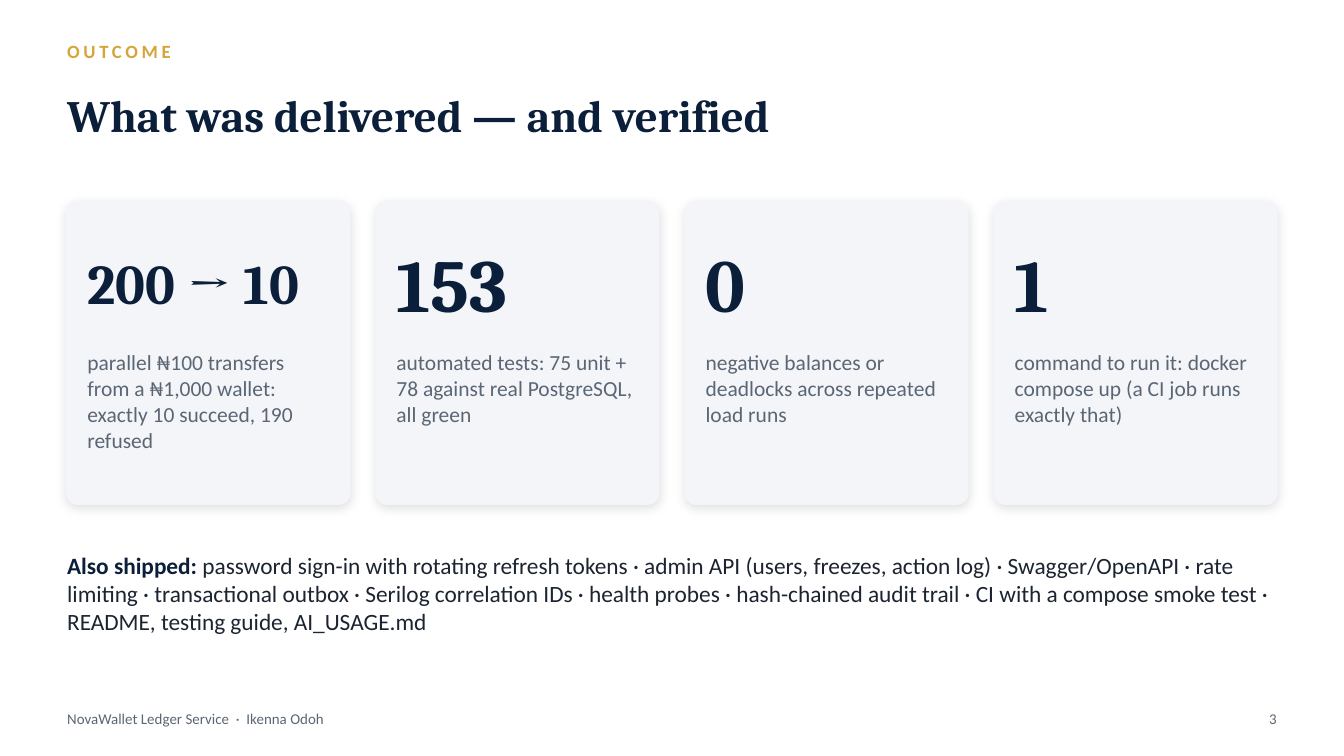
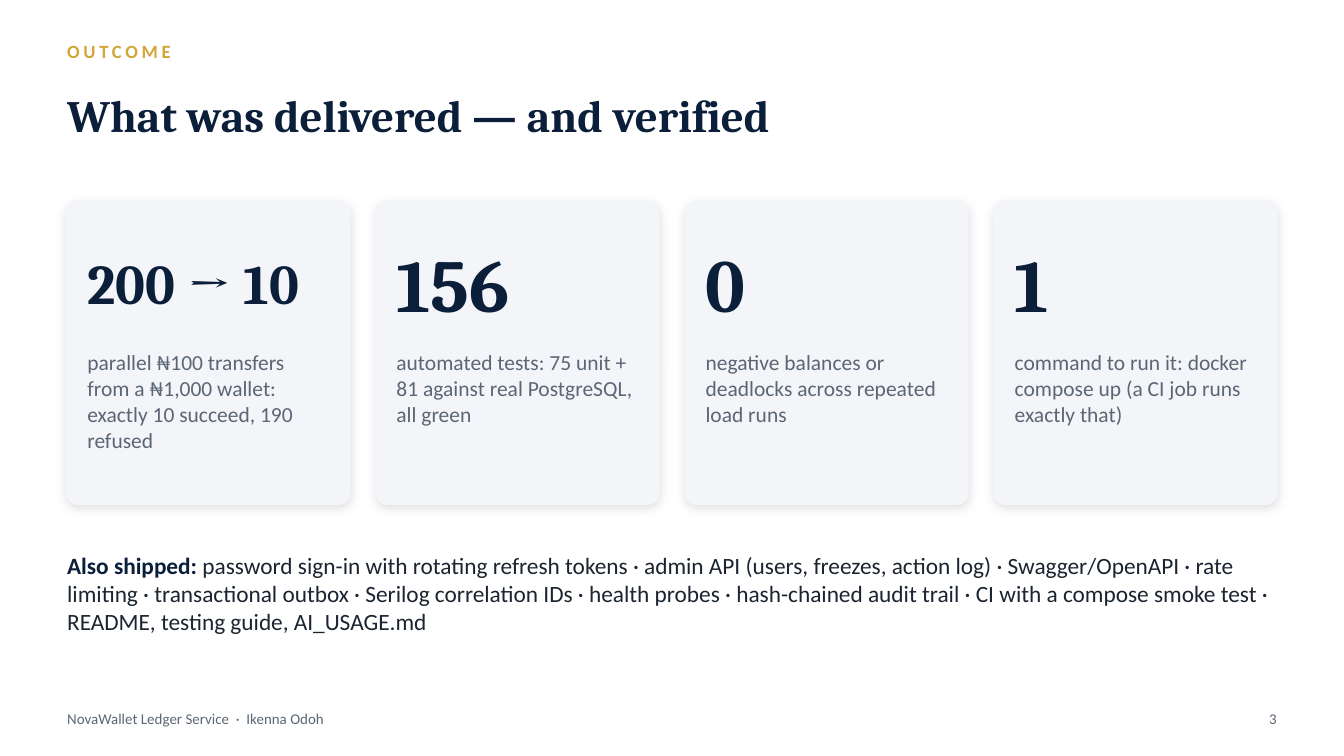
Before and after one commit to ikenna042/novawallet, a slide deck: slide 3 of docs/Ikenna_Odoh_NovaWallet_Case_Study.pptx. Drawn at 1344x756 pixels with LibreOffice and Linux fonts; fonts in the diff are those of the drawing. Boxes give left, top, right and bottom in pixels: in the first picture for what was removed or moved away, otherwise in the second. Text is boxed around its words. In the diff, an @@ line names an element or a change of style, - is before the commit and + after.

```diff
--- a/docs/Ikenna_Odoh_NovaWallet_Case_Study.pptx
+++ b/docs/Ikenna_Odoh_NovaWallet_Case_Study.pptx
@@ text at <box>396,261,509,313</box>: text changed @@
-153
+156
@@ text at <box>396,355,632,426</box>: text changed @@
-automated tests: 75 unit + 78 against real PostgreSQL, all green
+automated tests: 75 unit + 81 against real PostgreSQL, all green
```
Also in this commit, not shown: 1 other slide changed, 12 other files.
